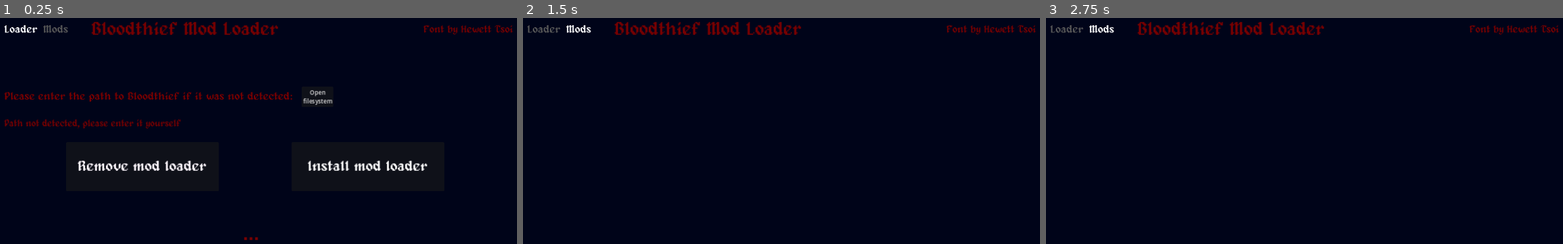
Above: before the commit, frames 1-3 (left to right).
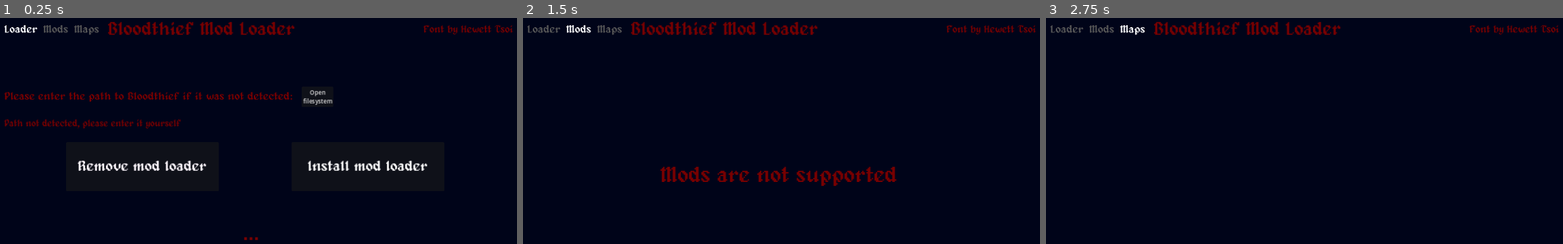
Above: after the commit, the same moments.

Repository: olvior/bloodthief-mod-loader
Game: Godot game, scene res://main_tab/main.tscn
The game is run twice, just before and just after one commit, with the same random seed, the same clock (stepped at 60 frames per second) and the same inputs.
Inputs (mouse positions are in pixels of both pictures, inside the frame that each line leads up to):
- Up to frame 1 (0.25 s): no input
- Up to frame 2 (1.5 s): click "Loader" at 0.5 s; click "Mods" at 1.25 s
- Up to frame 3 (2.75 s): click (1133, 29) at 2 s, where only the run after the commit has a clickable "Maps"

The runs differ from the first frame. In frame 1, 1.5% of the frame differs, in the area x 14-57%, y 1-8%; in frame 2, 2.8%, in the area x 14-73%, y 1-75%; in frame 3, 1.6%.

Commit message:
Refactored the way tabs work
Also added new useless tab button,
also removed mods.

Diff:
--- a/bt_mod_loader_installer/main_tab/main.gd
+++ b/bt_mod_loader_installer/main_tab/main.gd
@@ -1,40 +1,46 @@
 extends Control
 
-@onready var loader_tab_button = $Title/MarginContainer3/HBoxContainer/LoaderTab
-@onready var mods_tab_button = $Title/MarginContainer3/HBoxContainer/ModsTab
-@onready var current_tab_main_node = $Manager
+@onready var loader_tab_button: Button = $Title/MarginContainer3/HBoxContainer/LoaderTab
+@onready var mods_tab_button: Button = $Title/MarginContainer3/HBoxContainer/ModsTab
 
-var current_tab = 0
-var main_nodes = [preload("res://main_tab/manager_scene.tscn"), preload("res://mods/mods_scene.tscn")]
+@onready var tab_buttons: Array[Control] = [$Title/MarginContainer3/HBoxContainer/LoaderTab,
+											$Title/MarginContainer3/HBoxContainer/ModsTab,
+											$Title/MarginContainer3/HBoxContainer/MapsTab]
+@onready var current_tab_node: Control = $Manager
+
+var current_tab_index = 0
+var main_nodes = [
+					preload("res://main_tab/manager_scene.tscn"),
+					preload("res://mods/mods_scene.tscn"),
+					preload("res://maps/maps_scene.tscn"),
+				]
 var path
 
-func _on_loader_tab_button_down():
-	loader_tab_button.add_theme_color_override("font_color", Color("ffffff"))
-	mods_tab_button.add_theme_color_override("font_color", Color("575757"))
-	loader_tab_button.add_theme_color_override("font_hover_color", Color("ffffff"))
-	mods_tab_button.add_theme_color_override("font_hover_color", Color("575757"))
-	loader_tab_button.add_theme_color_override("font_pressed_color", Color("ffffff"))
-	mods_tab_button.add_theme_color_override("font_pressed_color", Color("575757"))
+func set_button_theme_on(button: Button):
+	button.add_theme_color_override("font_color", Color("ffffff"))
+	button.add_theme_color_override("font_hover_color", Color("ffffff"))
+	button.add_theme_color_override("font_pressed_color", Color("ffffff"))
 
-	if current_tab != 0:
-		current_tab_main_node.queue_free()
-		current_tab = 0
-		current_tab_main_node = main_nodes[0].instantiate()
-		self.add_child(current_tab_main_node)
-		current_tab_main_node.mouse_filter = Control.MOUSE_FILTER_IGNORE
+func set_button_theme_off(button: Button):
+	button.add_theme_color_override("font_color", Color("575757"))
+	button.add_theme_color_override("font_hover_color", Color("575757"))
+	button.add_theme_color_override("font_pressed_color", Color("575757"))
 
+func _on_tab_button_down(index: int):
+	if index == current_tab_index:
+		# nothing needs to be done
+		return
 
-func _on_mods_tab_button_down():
-	loader_tab_button.add_theme_color_override("font_color", Color("575757"))
-	mods_tab_button.add_theme_color_override("font_color", Color("ffffff"))
-	loader_tab_button.add_theme_color_override("font_hover_color", Color("575757"))
-	mods_tab_button.add_theme_color_override("font_hover_color", Color("ffffff"))
-	loader_tab_button.add_theme_color_override("font_pressed_color", Color("575757"))
-	mods_tab_button.add_theme_color_override("font_pressed_color", Color("ffffff"))
+	# do themeing
+	set_button_theme_off(tab_buttons[current_tab_index])
+	set_button_theme_on(tab_buttons[index])
 
-	if current_tab != 1:
-		current_tab_main_node.queue_free()
-		current_tab = 1
-		current_tab_main_node = main_nodes[1].instantiate()
-		self.add_child(current_tab_main_node)
-		current_tab_main_node.mouse_filter = Control.MOUSE_FILTER_IGNORE
+	# remove old instance
+	current_tab_node.queue_free()
+
+	# create instance
+	current_tab_node = main_nodes[index].instantiate()
+	current_tab_node.mouse_filter = Control.MOUSE_FILTER_IGNORE
+	self.add_child(current_tab_node)
+
+	current_tab_index = index
--- a/bt_mod_loader_installer/main_tab/main.tscn
+++ b/bt_mod_loader_installer/main_tab/main.tscn
@@ -57,8 +57,8 @@
 [node name="MarginContainer" type="MarginContainer" parent="Title"]
 layout_mode = 2
 mouse_filter = 2
-theme_override_constants/margin_left = 260
-theme_override_constants/margin_right = 640
+theme_override_constants/margin_left = 305
+theme_override_constants/margin_right = 465
 
 [node name="Label" type="Label" parent="Title/MarginContainer"]
 layout_mode = 2
@@ -105,9 +105,23 @@
 theme_override_styles/normal = SubResource("StyleBoxEmpty_pwv2h")
 text = "Mods"
 
+[node name="MapsTab" type="Button" parent="Title/MarginContainer3/HBoxContainer"]
+layout_mode = 2
+focus_mode = 0
+theme = ExtResource("1_mp33n")
+theme_override_colors/font_hover_color = Color(0.341176, 0.341176, 0.341176, 1)
+theme_override_colors/font_pressed_color = Color(1, 1, 1, 1)
+theme_override_colors/font_color = Color(0.341176, 0.341176, 0.341176, 1)
+theme_override_font_sizes/font_size = 30
+theme_override_styles/hover = SubResource("StyleBoxEmpty_ude4a")
+theme_override_styles/pressed = SubResource("StyleBoxEmpty_kqu2b")
+theme_override_styles/normal = SubResource("StyleBoxEmpty_pwv2h")
+text = "Maps"
+
 [node name="Manager" parent="." instance=ExtResource("3_ji723")]
 layout_mode = 1
 mouse_filter = 2
 
-[connection signal="button_down" from="Title/MarginContainer3/HBoxContainer/LoaderTab" to="." method="_on_loader_tab_button_down"]
-[connection signal="button_down" from="Title/MarginContainer3/HBoxContainer/ModsTab" to="." method="_on_mods_tab_button_down"]
+[connection signal="button_down" from="Title/MarginContainer3/HBoxContainer/LoaderTab" to="." method="_on_tab_button_down" binds= [0]]
+[connection signal="button_down" from="Title/MarginContainer3/HBoxContainer/ModsTab" to="." method="_on_tab_button_down" binds= [1]]
+[connection signal="button_down" from="Title/MarginContainer3/HBoxContainer/MapsTab" to="." method="_on_tab_button_down" binds= [2]]
--- /dev/null
+++ b/bt_mod_loader_installer/maps/maps_scene.tscn
@@ -0,0 +1,9 @@
+[gd_scene format=3 uid="uid://bcqp58mxvdfvg"]
+
+[node name="MapsScene" type="Control"]
+layout_mode = 3
+anchors_preset = 15
+anchor_right = 1.0
+anchor_bottom = 1.0
+grow_horizontal = 2
+grow_vertical = 2
--- a/bt_mod_loader_installer/mods/mods_scene.tscn
+++ b/bt_mod_loader_installer/mods/mods_scene.tscn
@@ -1,35 +1,16 @@
-[gd_scene load_steps=2 format=3 uid="uid://cy0mev45n45cm"]
+[gd_scene load_steps=2 format=3 uid="uid://jyqqxldmu3sb"]
 
-[ext_resource type="Script" path="res://mods/mods_scene.gd" id="1_hlsr8"]
+[ext_resource type="Theme" uid="uid://c0figasdpxdvo" path="res://assets/text.tres" id="1_w8tp7"]
 
-[node name="mods_scene" type="Control"]
+[node name="ModsSceneNotSupported" type="Control"]
 layout_mode = 3
-anchors_preset = 15
-anchor_right = 1.0
-anchor_bottom = 1.0
-grow_horizontal = 2
-grow_vertical = 2
-mouse_filter = 2
-script = ExtResource("1_hlsr8")
+anchors_preset = 0
+theme = ExtResource("1_w8tp7")
 
-[node name="MarginContainer" type="MarginContainer" parent="."]
-layout_mode = 1
-anchors_preset = 15
-anchor_right = 1.0
-anchor_bottom = 1.0
-grow_horizontal = 2
-grow_vertical = 2
-mouse_filter = 2
-theme_override_constants/margin_left = 30
-theme_override_constants/margin_top = 150
-theme_override_constants/margin_right = 30
-theme_override_constants/margin_bottom = 30
-
-[node name="ScrollContainer" type="ScrollContainer" parent="MarginContainer"]
-layout_mode = 2
-
-[node name="VBoxContainer" type="VBoxContainer" parent="MarginContainer/ScrollContainer"]
-layout_mode = 2
-size_flags_horizontal = 3
-size_flags_vertical = 3
-theme_override_constants/separation = 40
+[node name="Label" type="Label" parent="."]
+layout_mode = 0
+offset_left = 396.0
+offset_top = 419.0
+offset_right = 1049.0
+offset_bottom = 476.0
+text = "Mods are not supported"
--- /dev/null
+++ b/bt_mod_loader_installer/mods/mods_scene_not_here.tscn
@@ -0,0 +1,35 @@
+[gd_scene load_steps=2 format=3 uid="uid://cy0mev45n45cm"]
+
+[ext_resource type="Script" path="res://mods/mods_scene.gd" id="1_e62wr"]
+
+[node name="mods_scene" type="Control"]
+layout_mode = 3
+anchors_preset = 15
+anchor_right = 1.0
+anchor_bottom = 1.0
+grow_horizontal = 2
+grow_vertical = 2
+mouse_filter = 2
+script = ExtResource("1_e62wr")
+
+[node name="MarginContainer" type="MarginContainer" parent="."]
+layout_mode = 1
+anchors_preset = 15
+anchor_right = 1.0
+anchor_bottom = 1.0
+grow_horizontal = 2
+grow_vertical = 2
+mouse_filter = 2
+theme_override_constants/margin_left = 30
+theme_override_constants/margin_top = 150
+theme_override_constants/margin_right = 30
+theme_override_constants/margin_bottom = 30
+
+[node name="ScrollContainer" type="ScrollContainer" parent="MarginContainer"]
+layout_mode = 2
+
+[node name="VBoxContainer" type="VBoxContainer" parent="MarginContainer/ScrollContainer"]
+layout_mode = 2
+size_flags_horizontal = 3
+size_flags_vertical = 3
+theme_override_constants/separation = 40
